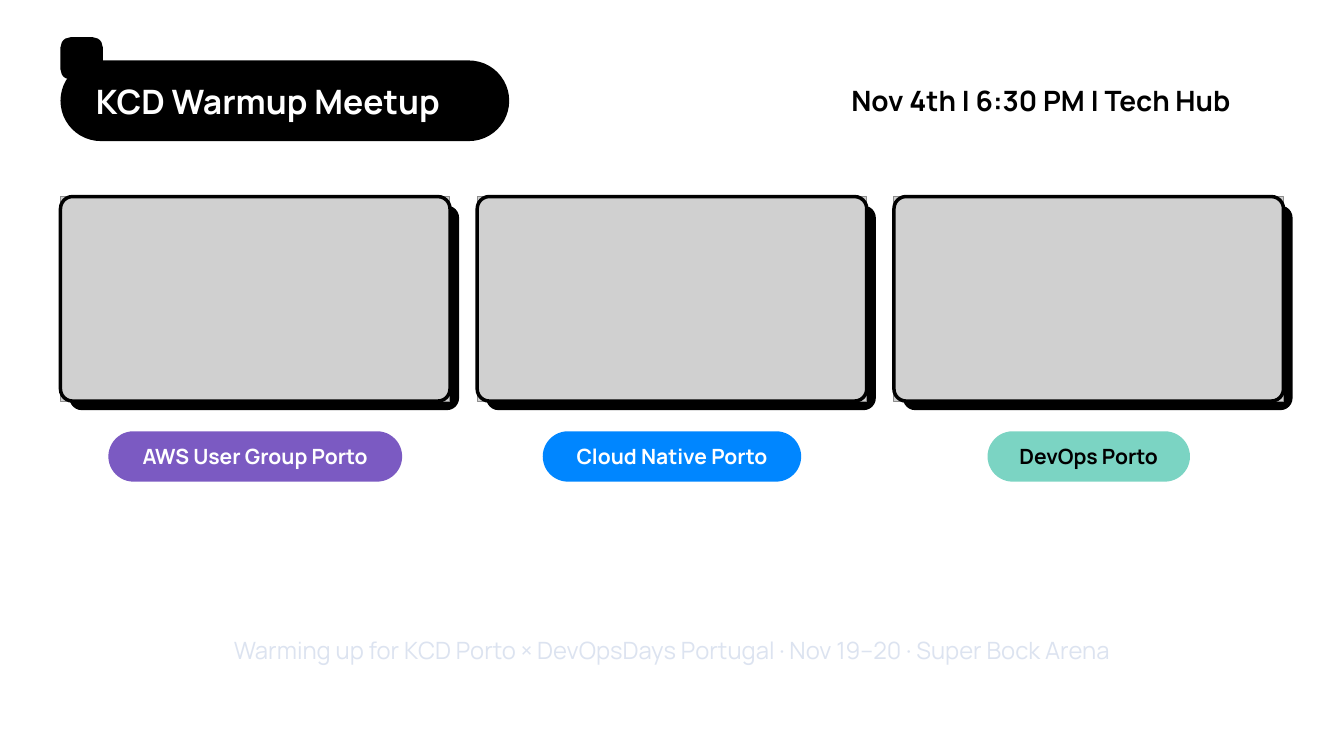
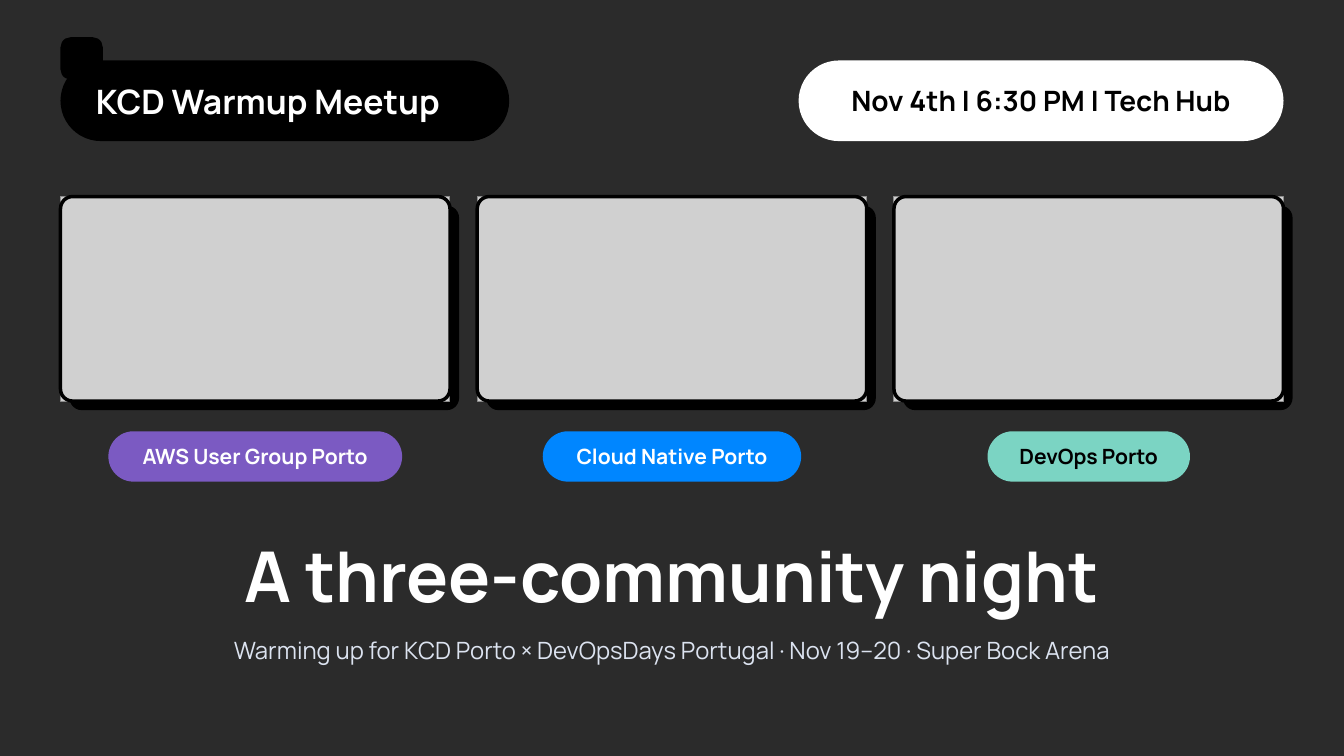
Before and after one commit to fabiosampaio-91/meetup-presentations, a slide deck: slide 1 of Cloud Native Porto Presentations/2026-11-04 - KCD Warmup #12 CNP x DevOps Porto x AWS UG Porto/2026-11-04-kcd-warmup-12-cnp-x-devops-porto-x-aws-ug-porto.pptx. Drawn at 1344x756 pixels with LibreOffice and Linux fonts; fonts in the diff are those of the drawing; grey boxes stand for pictures; background and template pictures are left out; a plain dark background stands for a picture behind light text. Boxes give left, top, right and bottom in pixels: in the first picture for what was removed or moved away, otherwise in the second. Text is boxed around its words. In the diff, an @@ line names an element or a change of style, - is before the commit and + after.

```diff
--- a/Cloud Native Porto Presentations/2026-11-04 - KCD Warmup #12 CNP x DevOps Porto x AWS UG Porto/2026-11-04-kcd-warmup-12-cnp-x-devops-porto-x-aws-ug-porto.pptx
+++ b/Cloud Native Porto Presentations/2026-11-04 - KCD Warmup #12 CNP x DevOps Porto x AWS UG Porto/2026-11-04-kcd-warmup-12-cnp-x-devops-porto-x-aws-ug-porto.pptx
@@ background #FFFFFF to picture (left out) @@
@@ text added at bbox=[244, 550, 1099, 620], 50 pt, text #FFFFFF, bold @@
+A three-community night
@@ text added at bbox=[234, 641, 1109, 665], 17 pt, text #DCE3F0 @@
+Warming up for KCD Porto × DevOpsDays Portugal · Nov 19–20 · Super Bock Arena
```
Also in this commit, not shown: 11 other slides changed, 1 slide added, 53 other files.
